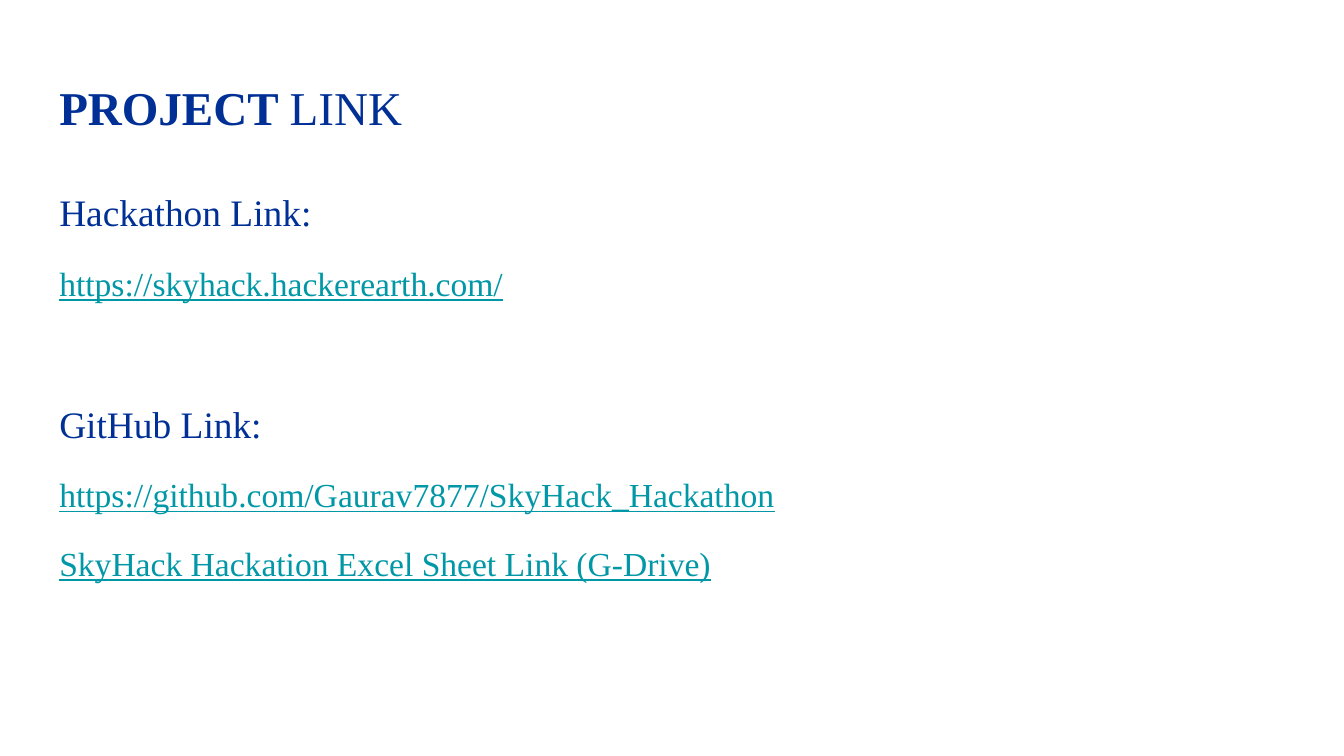
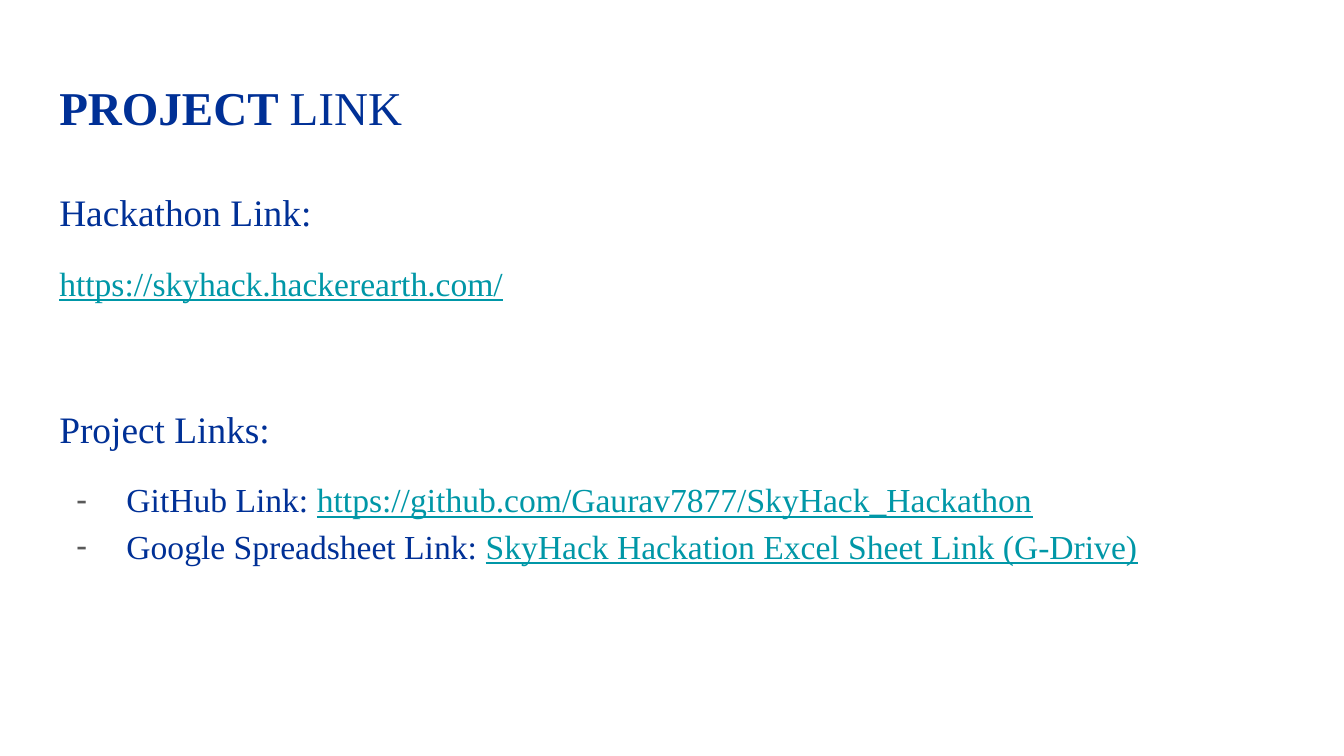
Before and after one commit to Gaurav7877/SkyHack_Hackathon, a slide deck: slide 17 of UA_Skyhack/2K20_MC_49_SkyHackPresentation.pptx. Drawn at 1344x756 pixels with LibreOffice and Linux fonts; fonts in the diff are those of the drawing. Boxes give left, top, right and bottom in pixels: in the first picture for what was removed or moved away, otherwise in the second. Text is boxed around its words. In the diff, an @@ line names an element or a change of style, - is before the commit and + after.

```diff
--- a/UA_Skyhack/2K20_MC_49_SkyHackPresentation.pptx
+++ b/UA_Skyhack/2K20_MC_49_SkyHackPresentation.pptx
@@ text at (59,417,1137,565): text changed @@
-GitHub Link:
-https://github.com/Gaurav7877/SkyHack_Hackathon
-SkyHack Hackation Excel Sheet Link (G-Drive)
+Project Links:
+– GitHub Link: https://github.com/Gaurav7877/SkyHack_Hackathon
+– Google Spreadsheet Link: SkyHack Hackation Excel Sheet Link (G-Drive)
```
Also in this commit, not shown: 7 other slides changed, 1 slide added, 1 slide removed, 2 other files.
